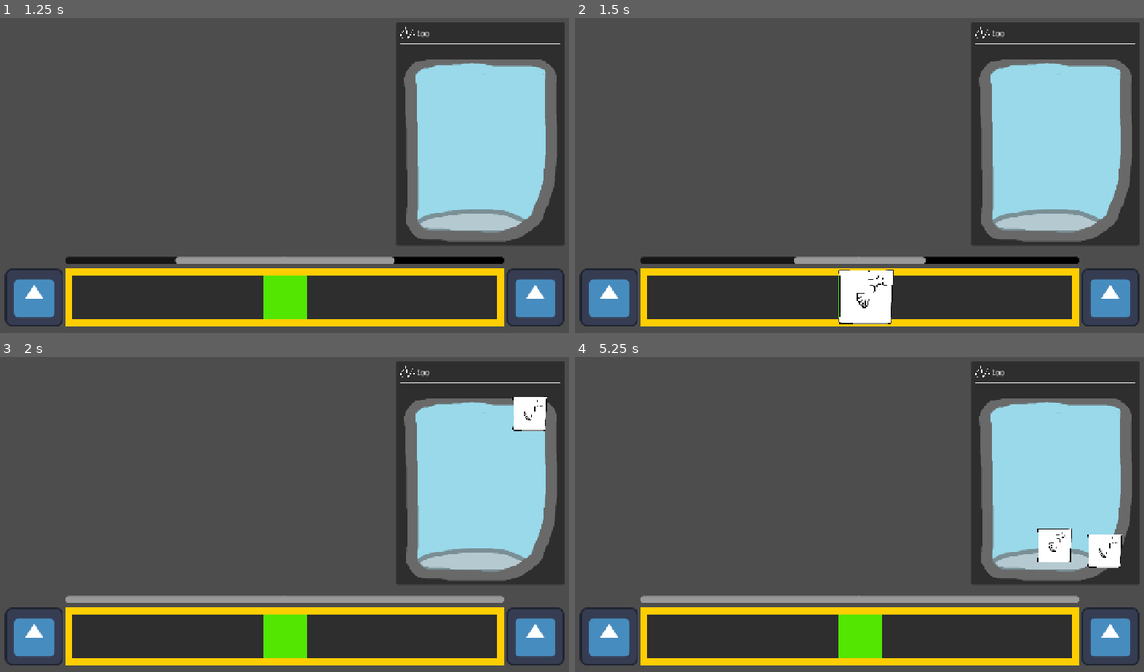
Above: before the commit, frames 1-4 (two rows, left to right).
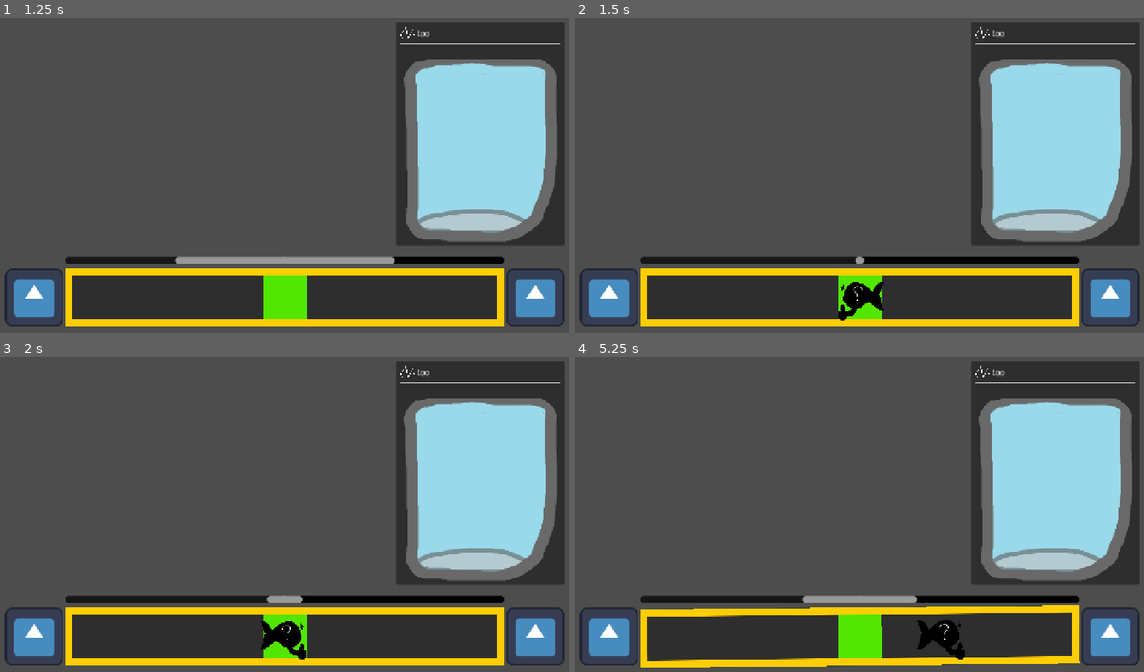
Above: after the commit, the same moments.

Repository: Animo105/game-jam-sherbrooke-2026
Game: Godot game, scene res://Main Fish Phase/main_fish_phase.tscn
The game is run twice, just before and just after one commit, with the same random seed, the same clock (stepped at 60 frames per second) and the same inputs. This scene is started directly instead of the project's main scene. The engine's default icon, where the game draws it, is replaced by a stand-in: a white triangle on a blue panel in a dark square.
Inputs (mouse positions are in pixels of both pictures, inside the frame that each line leads up to):
- Up to frame 1 (1.25 s): tap Enter at 0.5 s; move the mouse to (415, 156) at 0.52 s; hold D (right) from 0.53 s (still down); click (415, 156) at 0.67 s
- Up to frame 2 (1.5 s): tap Space at 1.25 s; move the mouse to (745, 191) at 1.27 s; release D (right) at 1.28 s; hold A (left) from 1.28 s (still down)
- Up to frame 3 (2 s): keep holding A (left)
- Up to frame 4 (5.25 s): move the mouse to (916, 442) at 2.02 s; release A (left) at 2.03 s; hold D (right) 2.03-3.53 s; move the mouse to (831, 577) at 2.77 s; click (831, 577) at 2.92 s; move the mouse to (1035, 561) at 3.52 s; hold A (left) from 3.53 s (still down); move the mouse to (683, 464) at 4.27 s; move the mouse to (887, 514) at 5.02 s; click (887, 514) at 5.17 s

Frame 1 is identical in both runs. In frame 2, 2.1% of the frame differs, in the area x 38-62%, y 75-98%; in frame 3, 2.8%; in frame 4, 4.3%, in the area x 11-97%, y 54-99%.

Commit message:
global var update

Diff:
--- /dev/null
+++ b/Fish/Resources/fish_template.tres
@@ -0,0 +1,14 @@
+[gd_resource type="Resource" script_class="FishResource" format=3 uid="uid://cmu6no451m5y7"]
+
+[ext_resource type="Texture2D" uid="uid://mry5ct6ovk3h" path="res://Assets/fish/fish_template_hidden.png" id="1_byspg"]
+[ext_resource type="Script" uid="uid://bb6mc2xy1t4uq" path="res://Fish/fish.gd" id="1_e4y1q"]
+[ext_resource type="Texture2D" uid="uid://di0t82bfi8bx1" path="res://Assets/fish/fish_template.png" id="3_aciq1"]
+
+[resource]
+script = ExtResource("1_e4y1q")
+texture = ExtResource("3_aciq1")
+hidden_texture = ExtResource("1_byspg")
+catch_difficulty = 8.0
+speed = 0.15
+direction_change_frequency = 0.1
+metadata/_custom_type_script = "uid://bb6mc2xy1t4uq"
--- a/Globals/Autoloads/globals.gd
+++ b/Globals/Autoloads/globals.gd
@@ -10,3 +10,4 @@
 	level_unlocked[0] = true
 
 var rod : Rod = Rod.new()
+var current_habitat : int = 0
--- a/Main Fish Phase/main_fish_phase.gd
+++ b/Main Fish Phase/main_fish_phase.gd
@@ -31,7 +31,7 @@
 func new_fish(fish : FishResource):
 	if current_fish: return # déja un fish
 	current_fish = fish
-	fish_sprite.texture = fish.texture
+	fish_sprite.texture = fish.texture if fish.seen else fish.hidden_texture
 	fish_sprite.visible = true
 	max_catch_timer = fish.catch_difficulty - Globals.rod.catch_speed
 	catch_timer_s = max_catch_timer
@@ -52,7 +52,7 @@
 	if current_fish: return # si ya un fish faut pas
 	if bait_timer_s <= 0:
 		bait_timer_s = randf_range(BAIT_RATE_RANGE.x, BAIT_RATE_RANGE.y)
-		new_fish(FishManager.fish_list["fish"])
+		new_fish(FishManager.fish_list["fish_template"])
 	bait_timer_s -= delta
 
 func fish_physic_frame(delta : float) -> void:
@@ -100,7 +100,7 @@
 	fish_group.add_child(bucket_preview)
 	fish_sprite.texture = null
 	fish_sprite.visible = false
-	#current_fish.seen = true
+	current_fish.seen = true
 	current_fish = null
 
 func snap():
Renamed: Fish/Resources/fish.tres -> Fish/Resources/square_fish.tres
